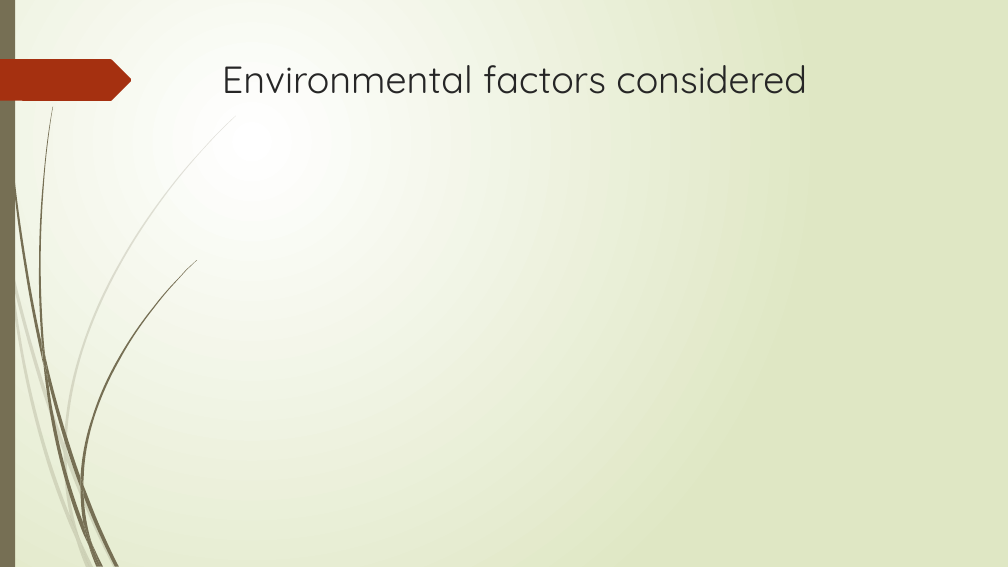
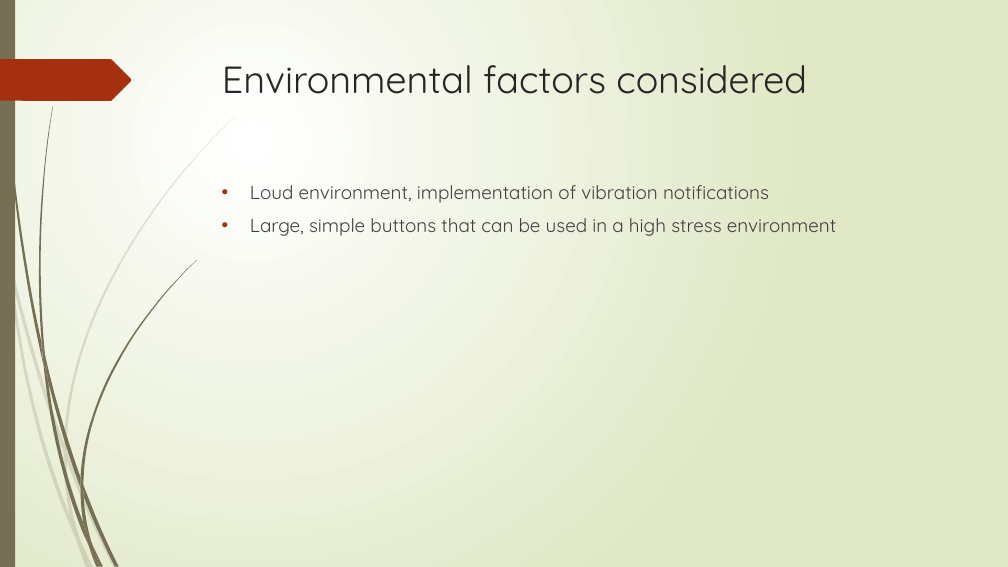
Before and after one commit to bournemouth17/team-5, a slide deck: slide 7 of RNLI.pptx. Drawn at 1008x567 pixels with LibreOffice and Linux fonts; fonts in the diff are those of the drawing. Boxes give left, top, right and bottom in pixels: in the first picture for what was removed or moved away, otherwise in the second. Text is boxed around its words. In the diff, an @@ line names an element or a change of style, - is before the commit and + after.

```diff
--- a/RNLI.pptx
+++ b/RNLI.pptx
@@ text added at (250, 185, 836, 236), 18 pt, text #404040 @@
+• Loud environment, implementation of vibration notifications
+• Large, simple buttons that can be used in a high stress environment
```
Also in this commit, not shown: 5 other slides changed.
